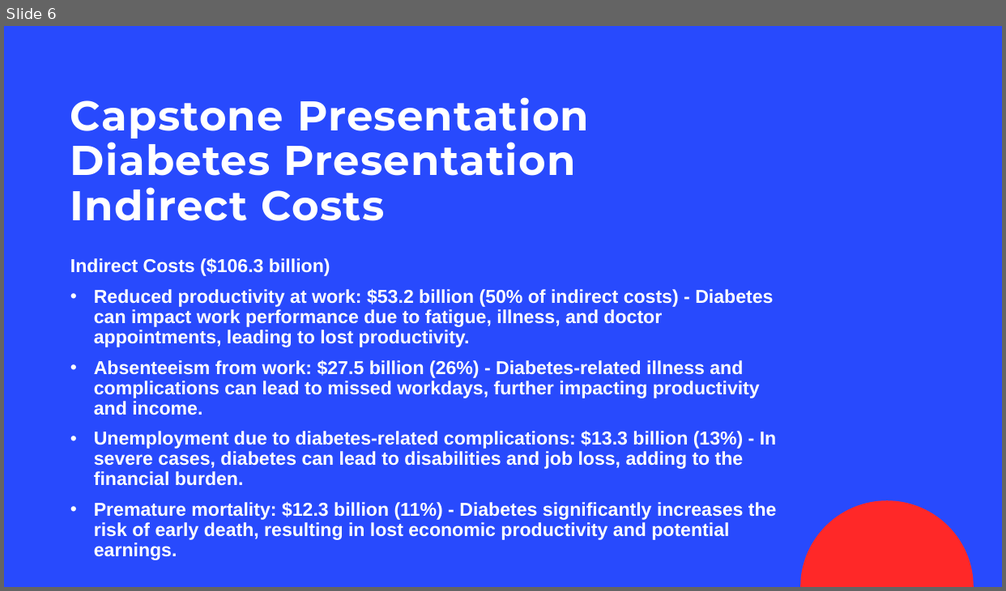
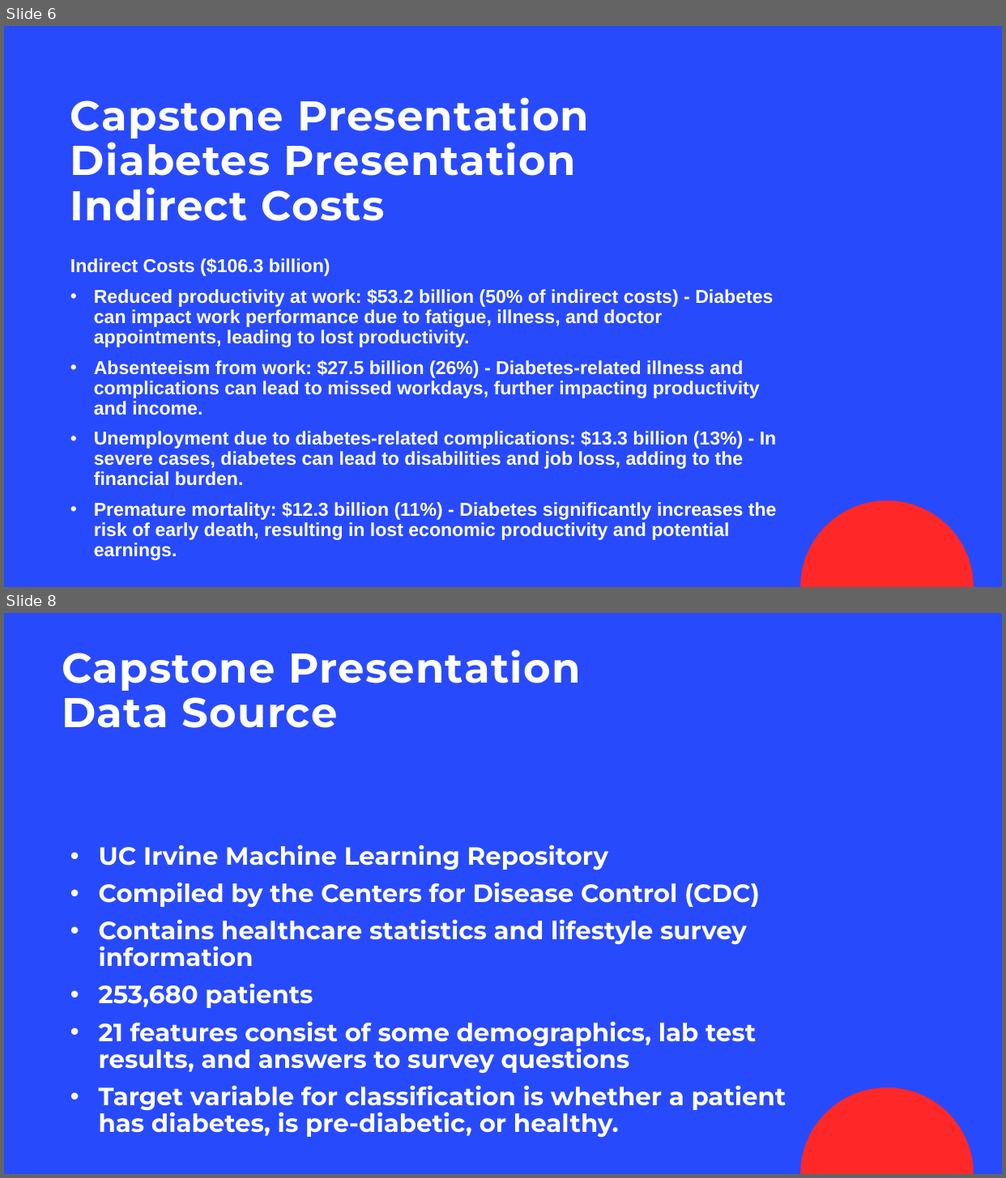
Before and after one commit to lykkelig/Capstone-Two, a slide deck: Capstone_Presentation.pptx. Shown one above the other, each under a label of ours: slide 6 before the commit, slides 6 and 8 after it; the slides between them are not shown. The pictures are 1006x591 and 1006x1178 pixels, drawn with LibreOffice and Linux fonts; fonts in the diff are those of the drawing; background and template pictures are left out. Boxes give left, top, right and bottom in pixels: in the first picture for what was removed or moved away, otherwise in the second. Text is boxed around its words. In the diff, an @@ line names an element or a change of style, - is before the commit and + after.

Commit message:
Update Capstone_Presentation.pptx
Updated presentation

```diff
--- a/Capstone_Presentation.pptx
+++ b/Capstone_Presentation.pptx
@@ slide 8 added at <box>4,613,1002,1174</box>, background #284AFD; not listed: 1 template element that a slide beside it also shows @@
@@ title added at <box>62,649,581,728</box>, 40 pt, text #FFFFFF, bold @@
+Capstone Presentation
+Data Source
@@ subtitle added at <box>99,845,786,1138</box>, 24 pt, text #FFFFFF, bold @@
+• UC Irvine Machine Learning Repository
+• Compiled by the Centers for Disease Control (CDC)
+• Contains healthcare statistics and lifestyle survey information
+• 253,680 patients
+• 21 features consist of some demographics, lab test results, and answers to survey questions
+• Target variable for classification is whether a patient has diabetes, is pre-diabetic, or healthy.
```
Also in this commit, not shown: 15 other slides added, 1 slide removed.
